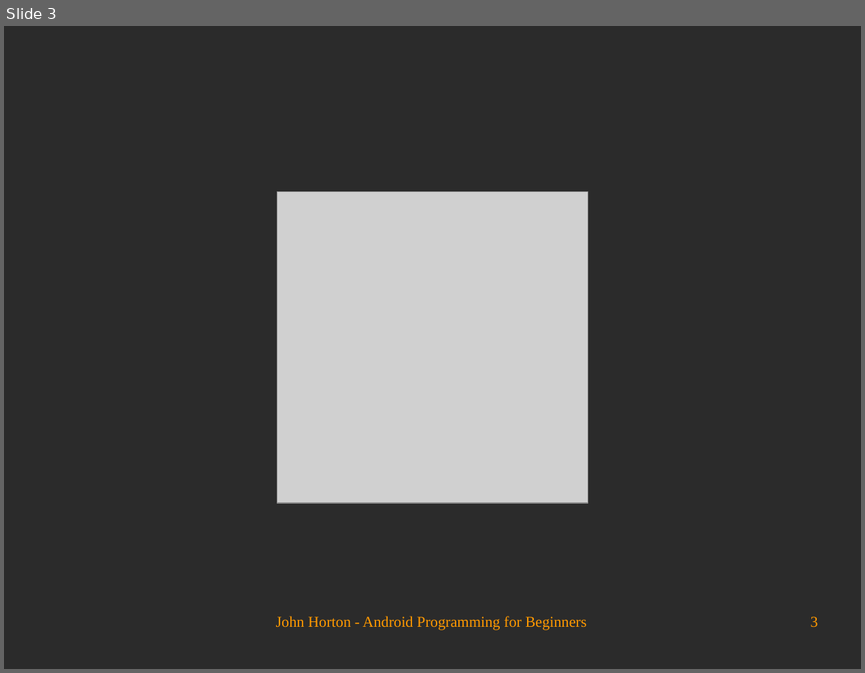
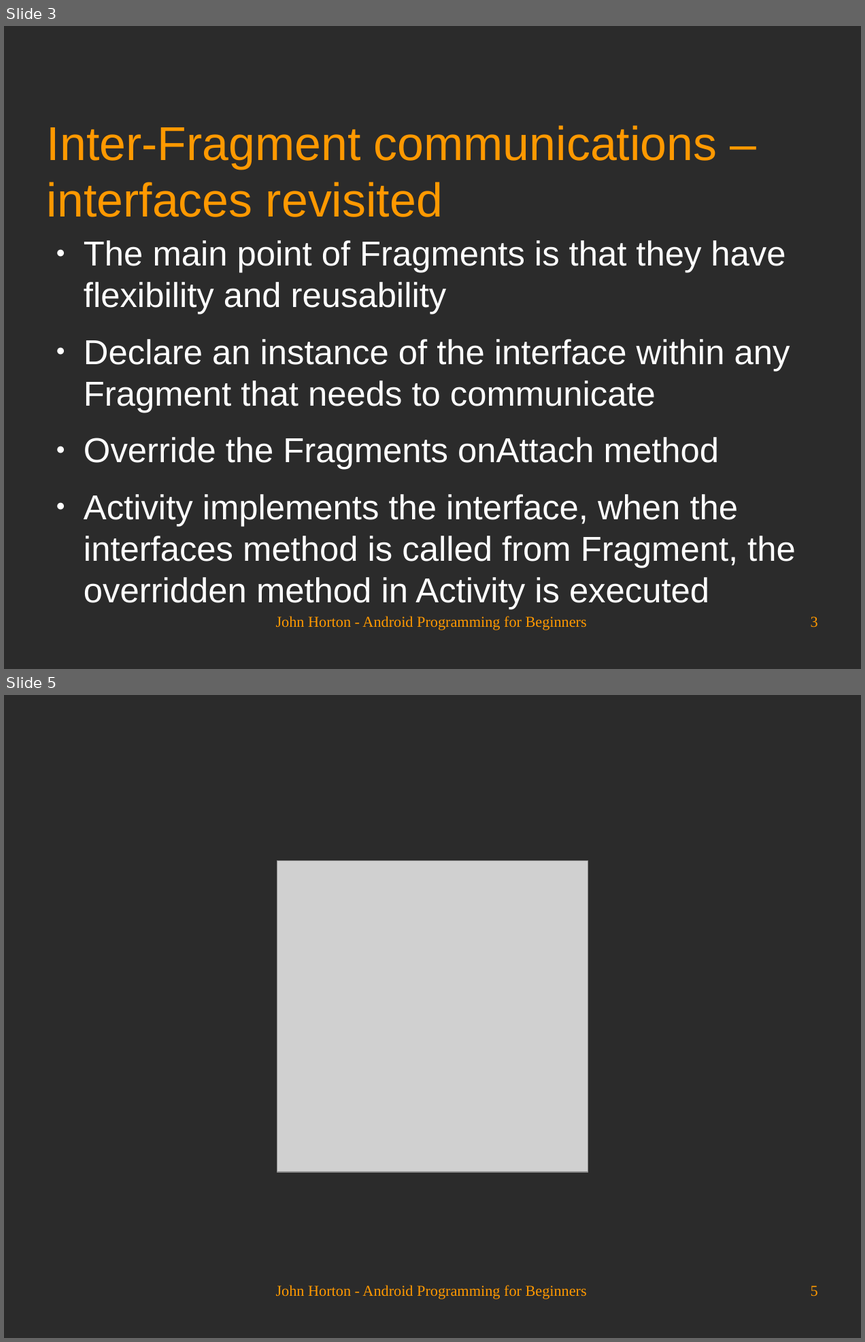
Before and after one commit to Academy-Soft-Intellect/Android-Programming-for-Beginners, a slide deck: 19_Using_Multiple_Fragments.odp. Shown one above the other, each under a label of ours: slide 3 before the commit, slides 3 and 5 after it; the slides between them are not shown. The pictures are 865x673 and 865x1342 pixels, drawn with LibreOffice and Linux fonts; fonts in the diff are those of the drawing; grey boxes stand for pictures; background and template pictures are left out; a plain dark background stands for a picture behind light text. Boxes give left, top, right and bottom in pixels: in the first picture for what was removed or moved away, otherwise in the second. Text is boxed around its words. In the diff, an @@ line names an element or a change of style, - is before the commit and + after.

```diff
--- a/19_Using_Multiple_Fragments.odp
+++ b/19_Using_Multiple_Fragments.odp
@@ slide 3 added at box(4, 26, 861, 669), background picture (left out) @@
@@ title added at box(47, 125, 717, 217), 44 pt, text #FF9900 @@
+Inter-Fragment communications –
+interfaces revisited
@@ text added at box(84, 240, 796, 609), 32 pt, text #FFFFFF @@
+● The main point of Fragments is that they have flexibility and reusability
+● Declare an instance of the interface within any Fragment that needs to communicate
+● Override the Fragments onAttach method
+● Activity implements the interface, when the interfaces method is called from Fragment, the overridden method in Activity is executed
@@ text added at box(276, 616, 587, 630), 14 pt, text #FF9900 @@
+John Horton - Android Programming for Beginners
@@ page number added at box(810, 616, 818, 627), 14 pt, text #FF9900 @@
+3
@@ what was slide 3 is now slide 5 @@
@@ page number at box(810, 1285, 818, 1296): text changed @@
-3
+5
```
Also in this commit, not shown: 2 slides changed, 1 other slide added.
